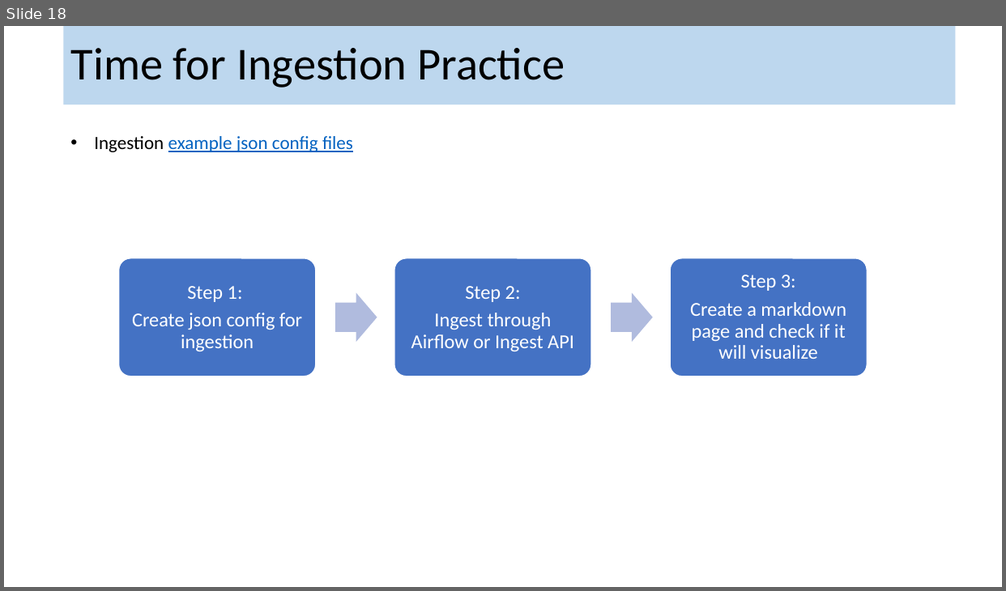
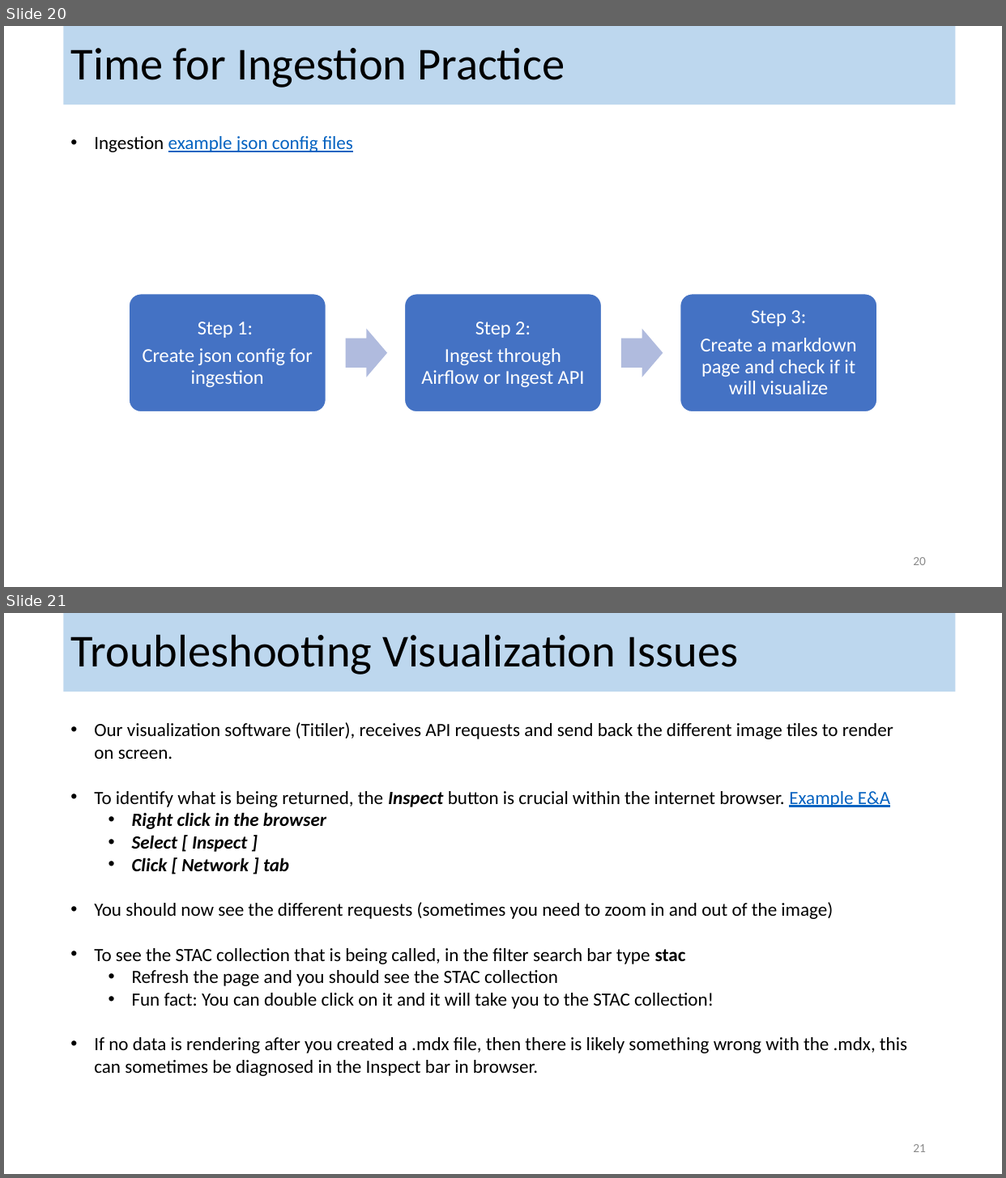
Before and after one commit to kyle-lesinger/VEDA-Training---AWS-Data-Ingestion-Other, a slide deck: Data-ingest/data-ingestion-OVERVIEW.pptx. Shown one above the other, each under a label of ours: slide 18 before the commit, slides 20 and 21 after it. The pictures are 1006x591 and 1006x1178 pixels, drawn with LibreOffice and Linux fonts; fonts in the diff are those of the drawing. Boxes give left, top, right and bottom in pixels: in the first picture for what was removed or moved away, otherwise in the second. Text is boxed around its words. In the diff, an @@ line names an element or a change of style, - is before the commit and + after.

```diff
--- a/Data-ingest/data-ingestion-OVERVIEW.pptx
+++ b/Data-ingest/data-ingestion-OVERVIEW.pptx
@@ slide 21 added at (4, 613, 1002, 1174), background #FFFFFF @@
@@ title added at (63, 613, 956, 692), fill #BDD7EE, 44 pt, text #000000 @@
+Troubleshooting Visualization Issues
@@ text added at (94, 722, 907, 1076), 18 pt, text #000000 @@
+• Our visualization software (Titiler), receives API requests and send back the different image tiles to render on screen.
+• To identify what is being returned, the Inspect button is crucial within the internet browser. Example E&A
+  • Right click in the browser
+  • Select [ Inspect ]
+  • Click [ Network ] tab
+• You should now see the different requests (sometimes you need to zoom in and out of the image)
+• To see the STAC collection that is being called, in the filter search bar type stac
+  • Refresh the page and you should see the STAC collection
+  • Fun fact: You can double click on it and it will take you to the STAC collection!
+• If no data is rendering after you created a .mdx file, then there is likely something wrong with the .mdx, this can sometimes be diagnosed in the Inspect bar in browser.
@@ page number added at (913, 1144, 926, 1152), 12 pt, text #8C8C8C @@
+21
@@ what was slide 18 is now slide 20 @@
@@ slide 20 changed as well @@
@@ 3 texts, 1 rounded rectangle: place and size @@
-3 texts, 1 rounded rectangle at (118, 258, 846, 377)
+3 texts, 1 rounded rectangle at (129, 294, 857, 412)
@@ 2 right arrows, 2 rounded rectangles: place and size @@
-2 right arrows, 2 rounded rectangles at (335, 258, 867, 377)
+2 right arrows, 2 rounded rectangles at (345, 294, 877, 412)
@@ page number added at (913, 557, 926, 565), 12 pt, text #8C8C8C @@
+20
```
Also in this commit, not shown: 18 other slides changed, 1 other slide added, 1 other file.
